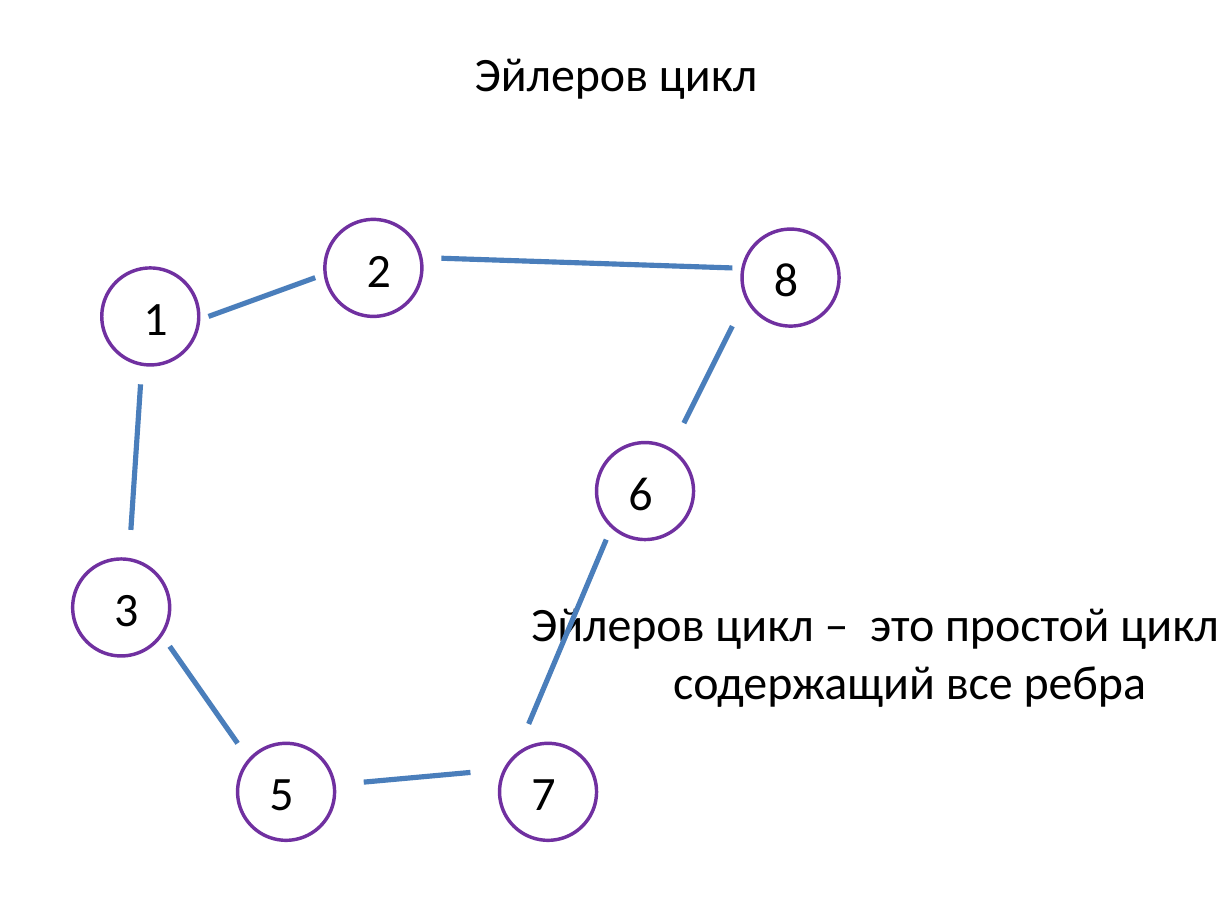
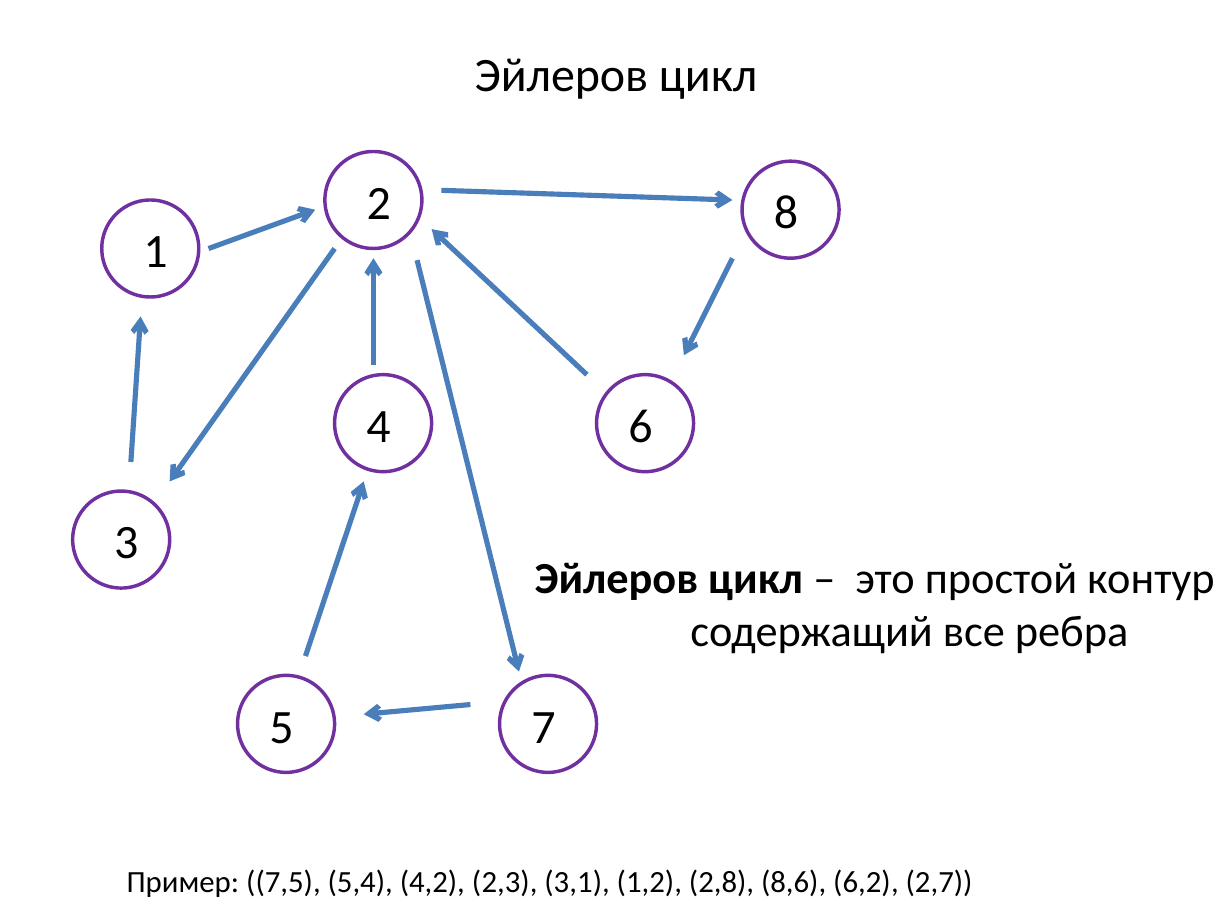
Before and after one commit to SteinbergOB/ANG, a slide deck: slide 102 of Презентации/Лекция 0.pptx (slide 64 before the commit). Drawn at 1232x924 pixels with LibreOffice and Linux fonts; fonts in the diff are those of the drawing. Boxes give left, top, right and bottom in pixels: in the first picture for what was removed or moved away, otherwise in the second. Text is boxed around its words. In the diff, an @@ line names an element or a change of style, - is before the commit and + after.

```diff
--- a/Презентации/Лекция 0.pptx
+++ b/Презентации/Лекция 0.pptx
@@ ellipse moved from (x1=500, y1=743, x2=598, y2=840) to (x1=325, y1=152, x2=423, y2=249) @@
@@ ellipse added at (x1=742, y1=161, x2=839, y2=259), fill #FFFFFF, outline #7030A0 2 pt @@
@@ line (315, 209) - (208, 249): line to arrow @@
@@ 7 texts, 2 arrows, 1 ellipse moved together from (x1=102, y1=256, x2=798, y2=811) to (x1=102, y1=188, x2=798, y2=744) @@
@@ line (441, 191) - (732, 200): line to arrow @@
@@ arrow added from (586, 375) to (431, 229), #4B7EBC 3 pt @@
@@ arrow added from (335, 249) to (170, 482), #4B7EBC 3 pt @@
@@ arrow added from (373, 365) to (373, 259), #4B7EBC 3 pt @@
@@ arrow added from (418, 260) to (519, 671), #4B7EBC 3 pt @@
@@ 3 arrows, 1 ellipse moved together from (x1=131, y1=326, x2=732, y2=782) to (x1=131, y1=259, x2=732, y2=715) @@
@@ line (684, 355) - (732, 259): line to arrow @@
@@ line (140, 317) - (131, 462): line to arrow @@
@@ ellipse moved from (x1=325, y1=219, x2=423, y2=317) to (x1=335, y1=375, x2=432, y2=472) @@
@@ text added at (x1=366, y1=411, x2=390, y2=442), 28 pt, text #000000 @@
+4
@@ ellipse moved from (x1=742, y1=229, x2=839, y2=326) to (x1=73, y1=492, x2=170, y2=589) @@
@@ line moved from (606, 540) - (529, 724) to (363, 482) - (306, 655) @@
@@ line (363, 482) - (306, 655): line to arrow @@
@@ text at (x1=535, y1=562, x2=1215, y2=654): text changed; size 28 to 25.9 pt @@
-Эйлеров цикл – это простой цикл содержащий все ребра
+Эйлеров цикл – это простой контур содержащий все ребра
@@ line removed from (170, 647) to (238, 743) @@
@@ ellipse moved from (x1=73, y1=559, x2=170, y2=657) to (x1=238, y1=675, x2=335, y2=772) @@
@@ ellipse moved from (x1=238, y1=743, x2=335, y2=840) to (x1=500, y1=675, x2=598, y2=772) @@
@@ line (471, 705) - (363, 715): line to arrow @@
@@ text added at (x1=127, y1=869, x2=973, y2=897), 18 pt, text #000000 @@
+Пример: ((7,5), (5,4), (4,2), (2,3), (3,1), (1,2), (2,8), (8,6), (6,2), (2,7))
```
Also in this commit, not shown: 28 other slides changed, 42 slides added, 1 slide removed, 1 other file.
